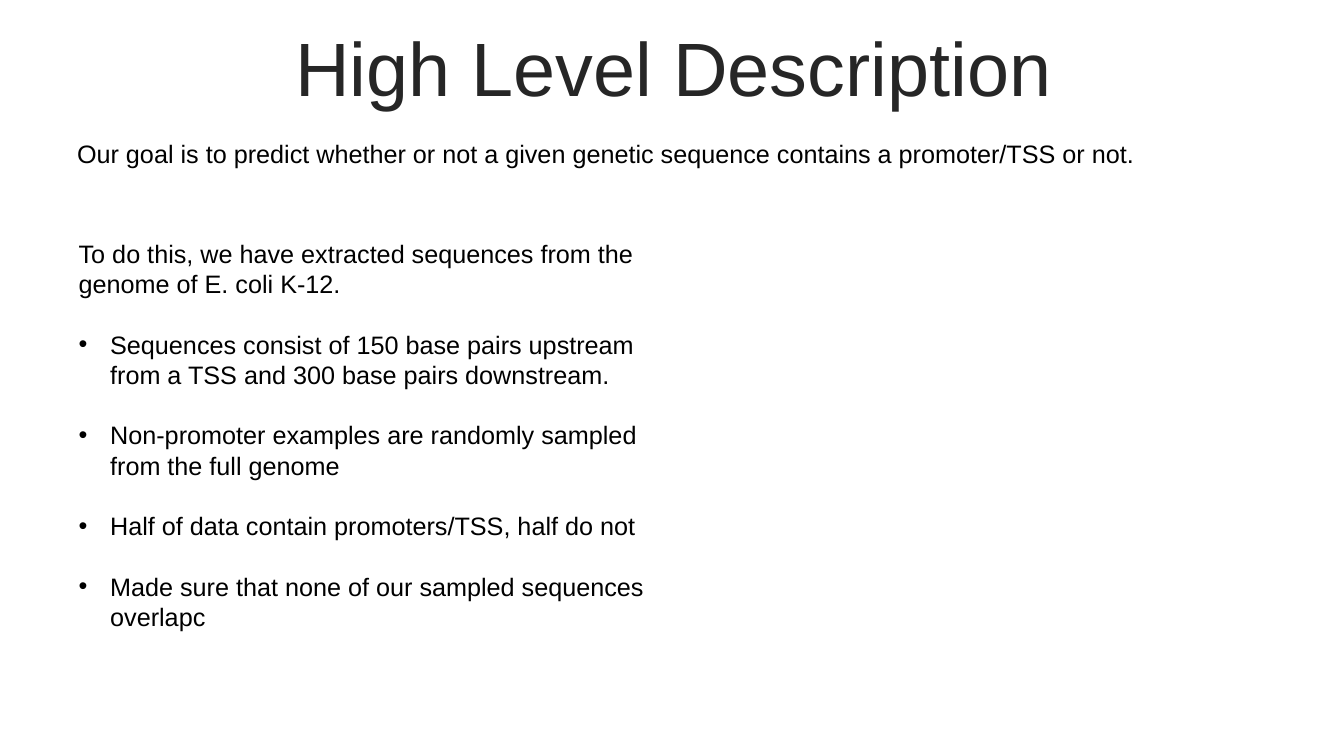
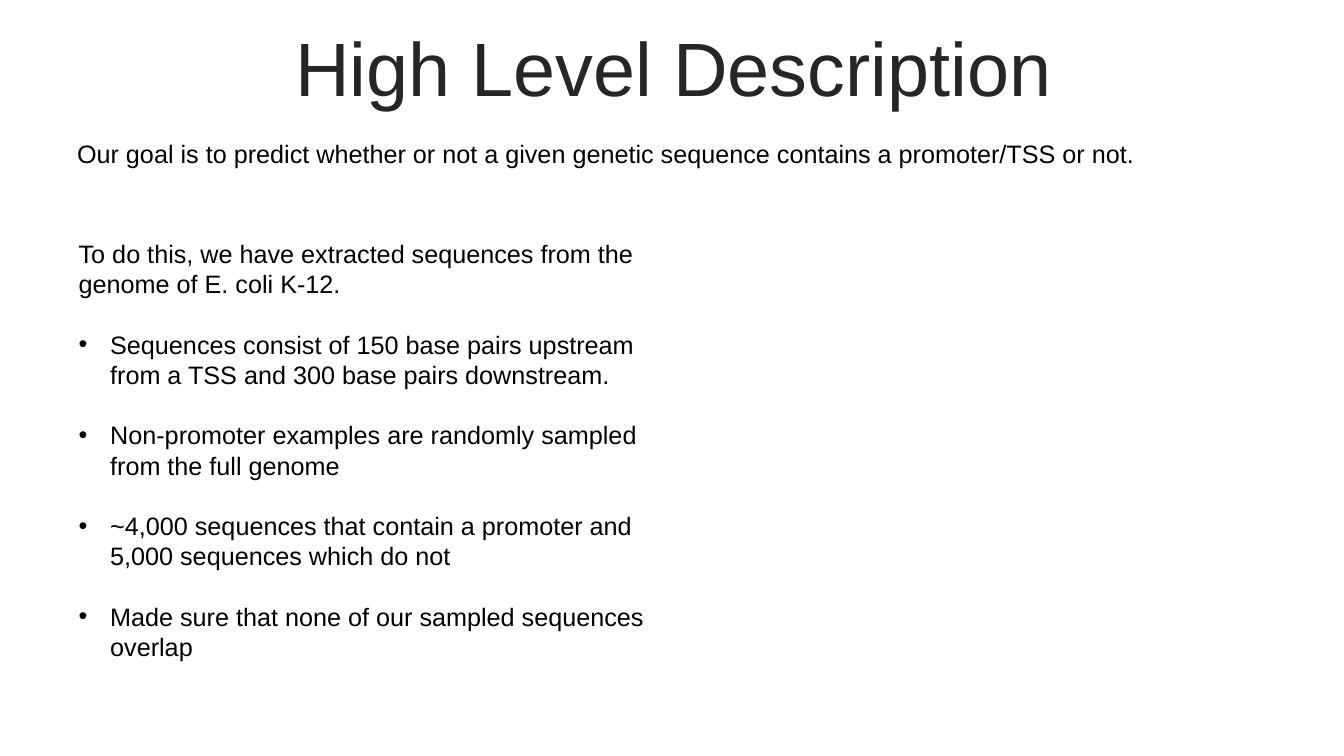
Before and after one commit to jokesire/CSCI4314_FinalProject, a slide deck: slide 6 of Presentation1.pptx. Drawn at 1344x756 pixels with LibreOffice and Linux fonts; fonts in the diff are those of the drawing. Boxes give left, top, right and bottom in pixels: in the first picture for what was removed or moved away, otherwise in the second. Text is boxed around its words. In the diff, an @@ line names an element or a change of style, - is before the commit and + after.

Commit message:
Presentation

```diff
--- a/Presentation1.pptx
+++ b/Presentation1.pptx
@@ text at [110,516,644,662]: text changed @@
-• Half of data contain promoters/TSS, half do not
-• Made sure that none of our sampled sequences overlapc
+• ~4,000 sequences that contain a promoter and 5,000 sequences which do not
+• Made sure that none of our sampled sequences overlap
```
Also in this commit, not shown: 1 other file.
